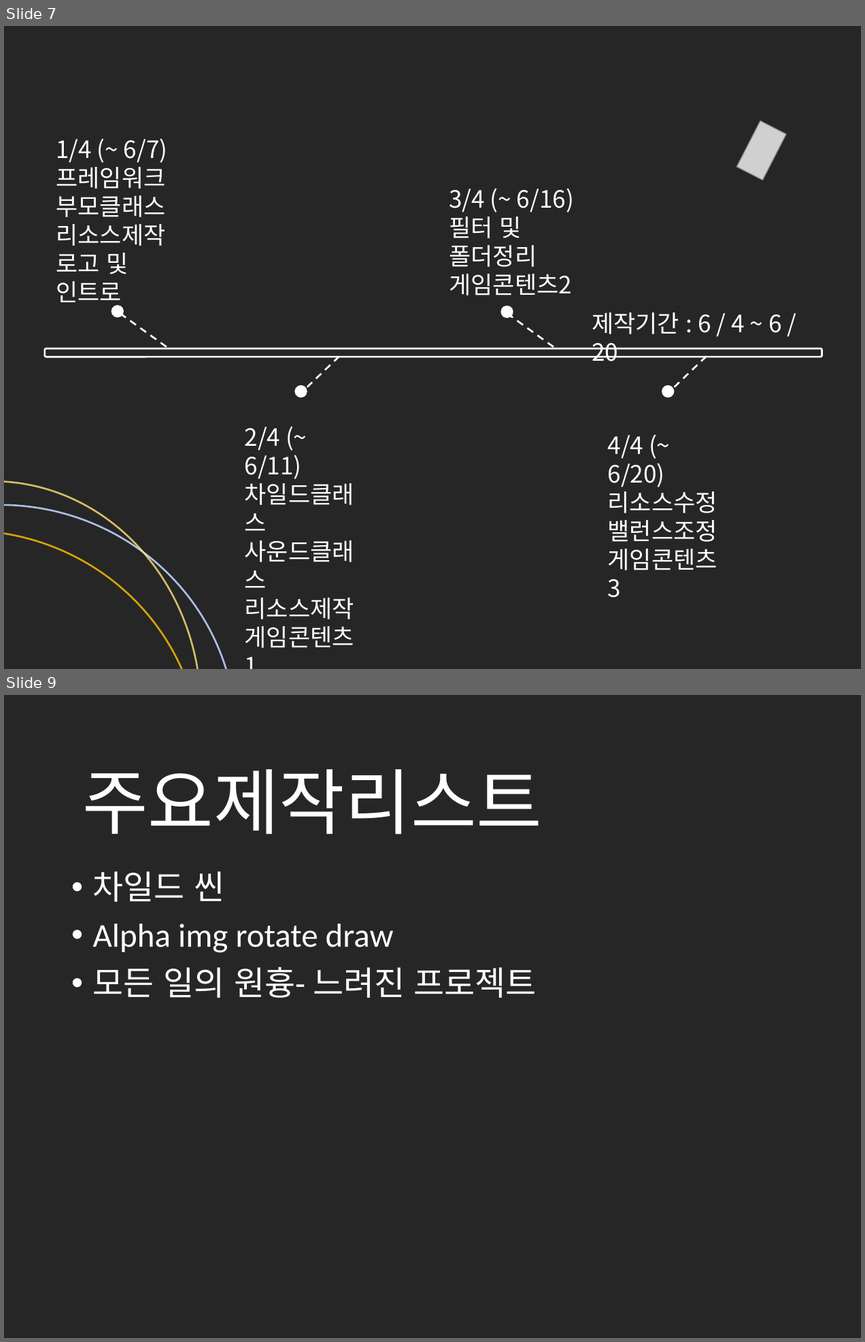
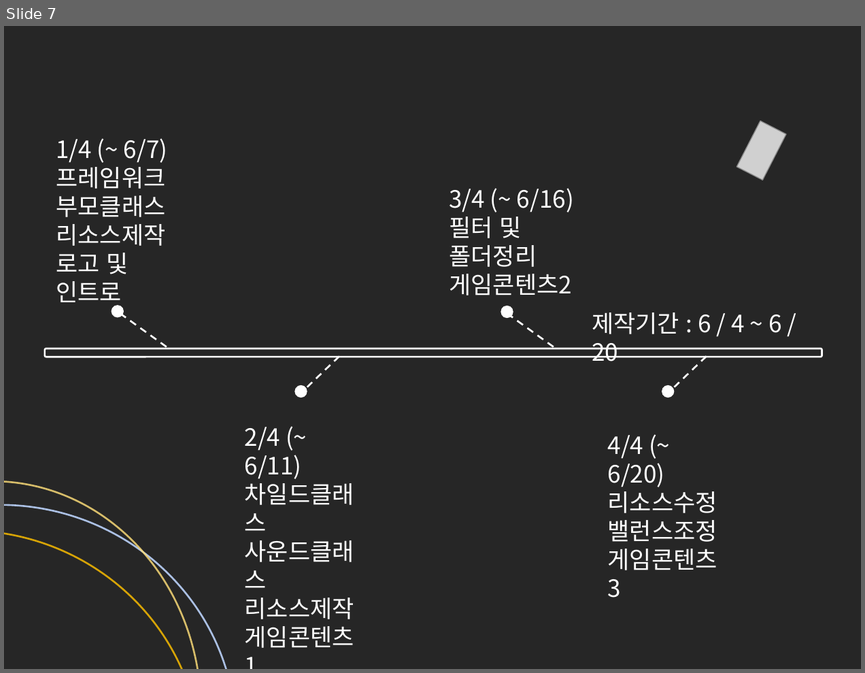
Before and after one commit to cmTEJAVA/Satellite, a slide deck: 발표자료/API 텀프로젝트 발표자료.pptx. Shown one above the other, each under a label of ours: slides 7 and 9 before the commit, slide 7 after it; the slides between them are not shown. The pictures are 865x1342 and 865x673 pixels, drawn with LibreOffice and Linux fonts; fonts in the diff are those of the drawing; grey boxes stand for pictures. Boxes give left, top, right and bottom in pixels: in the first picture for what was removed or moved away, otherwise in the second. Text is boxed around its words. In the diff, an @@ line names an element or a change of style, - is before the commit and + after.

```diff
--- a/발표자료/API 텀프로젝트 발표자료.pptx
+++ b/발표자료/API 텀프로젝트 발표자료.pptx
@@ slide 9 removed at (4,695,861,1338), background #262626 @@
@@ text removed at (82,769,542,834) @@
-주요제작리스트
@@ text removed at (93,871,536,998) @@
-• 차일드 씬
-• Alpha img rotate draw
-• 모든 일의 원흉- 느려진 프로젝트
```
Also in this commit, not shown: 7 slides changed, 1 slide added.
